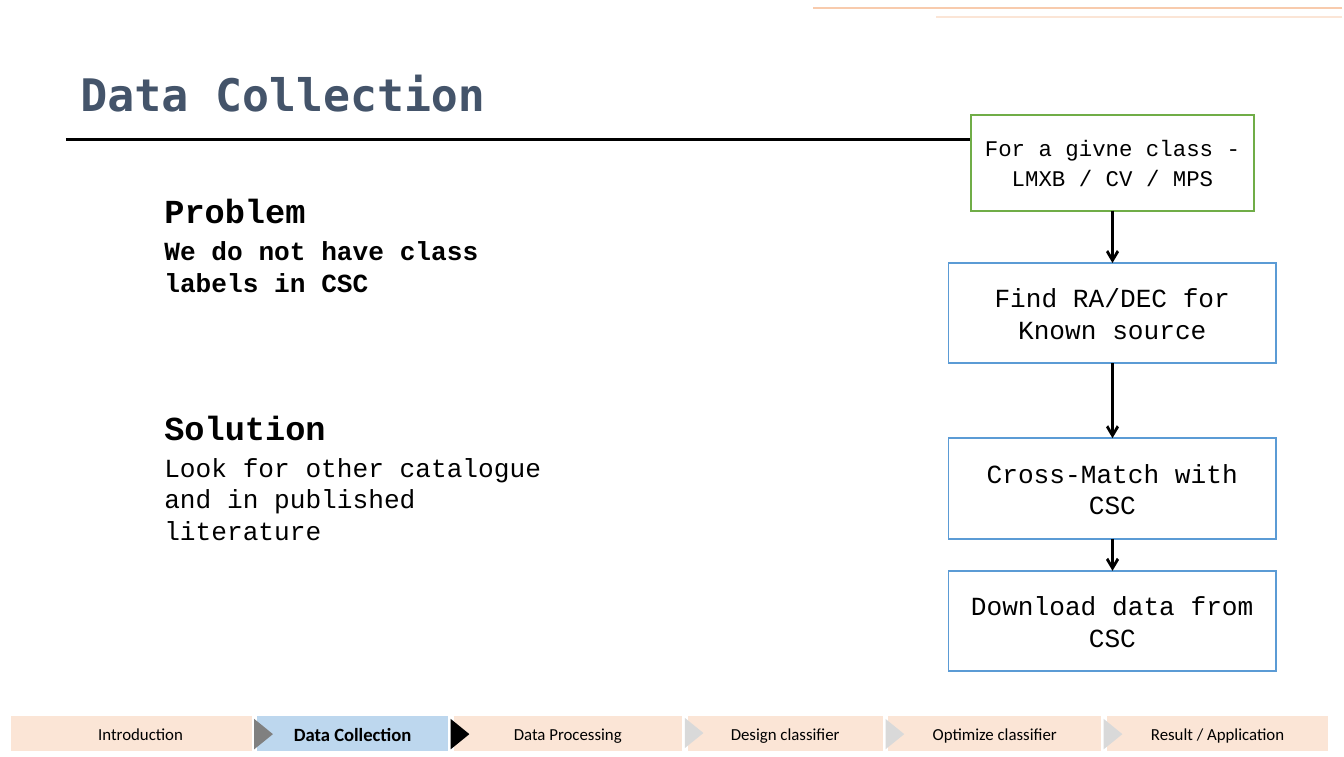
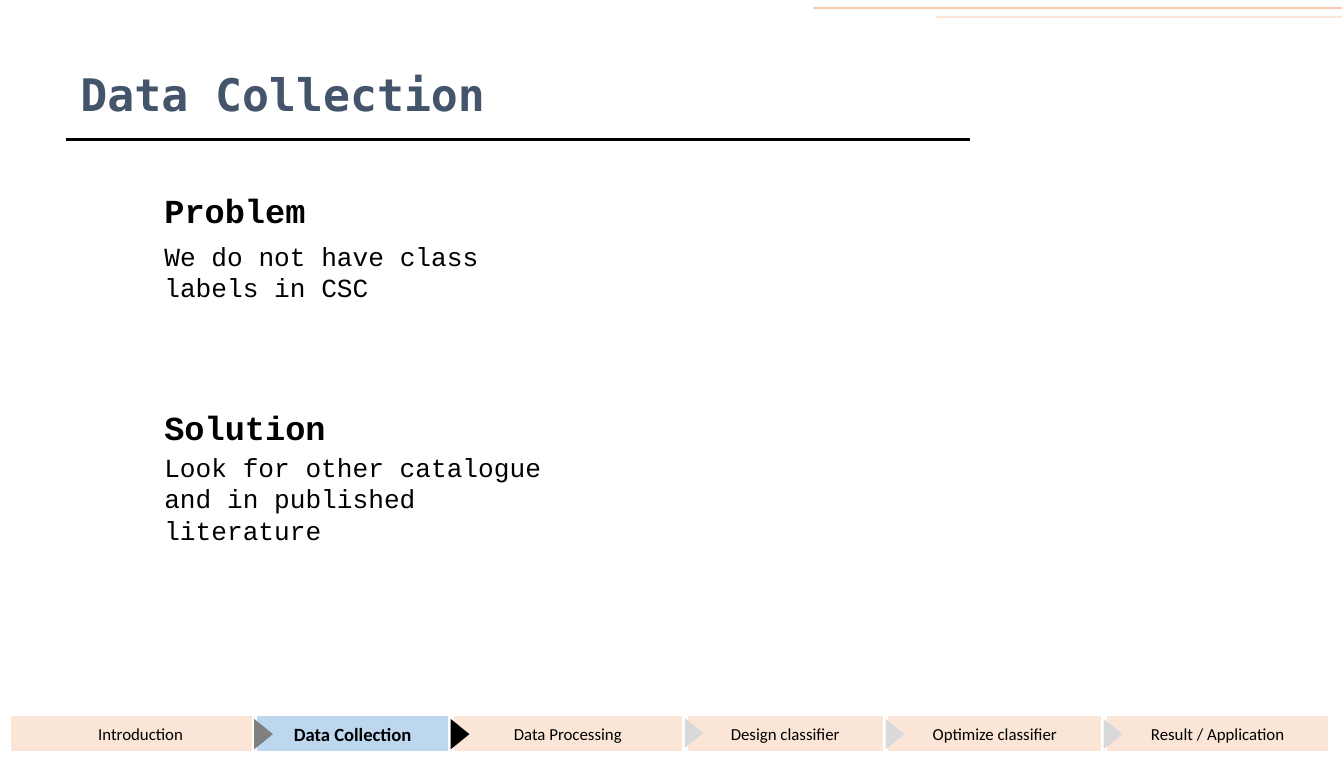
Before and after one commit to KumaranShivam5/gemini, a slide deck: slide 17 of presentation/end_sem_dec_2021/ppt_draft_backup.pptx (slide 13 before the commit). Drawn at 1344x757 pixels with LibreOffice and Linux fonts; fonts in the diff are those of the drawing. Boxes give left, top, right and bottom in pixels: in the first picture for what was removed or moved away, otherwise in the second. Text is boxed around its words. In the diff, an @@ line names an element or a change of style, - is before the commit and + after.

```diff
--- a/presentation/end_sem_dec_2021/ppt_draft_backup.pptx
+++ b/presentation/end_sem_dec_2021/ppt_draft_backup.pptx
@@ rectangle removed at [972, 114, 1254, 210] @@
-For a givne class -
-LMXB / CV / MPS
@@ text "Problem" at [164, 199, 478, 298]: bold off in "We do not have class labels in ..."; more space between paragraphs @@
@@ arrow removed from (1113, 211) to (1113, 263) @@
@@ rectangle removed at [949, 263, 1277, 364] @@
-Find RA/DEC for Known source
@@ arrow removed from (1113, 363) to (1113, 438) @@
@@ rectangle removed at [949, 438, 1277, 539] @@
-Cross-Match with CSC
@@ arrow removed from (1113, 539) to (1113, 571) @@
@@ rectangle removed at [949, 571, 1277, 672] @@
-Download data from CSC
```
Also in this commit, not shown: 53 other slides changed, 9 slides added, 1 slide removed, 15 other files.
